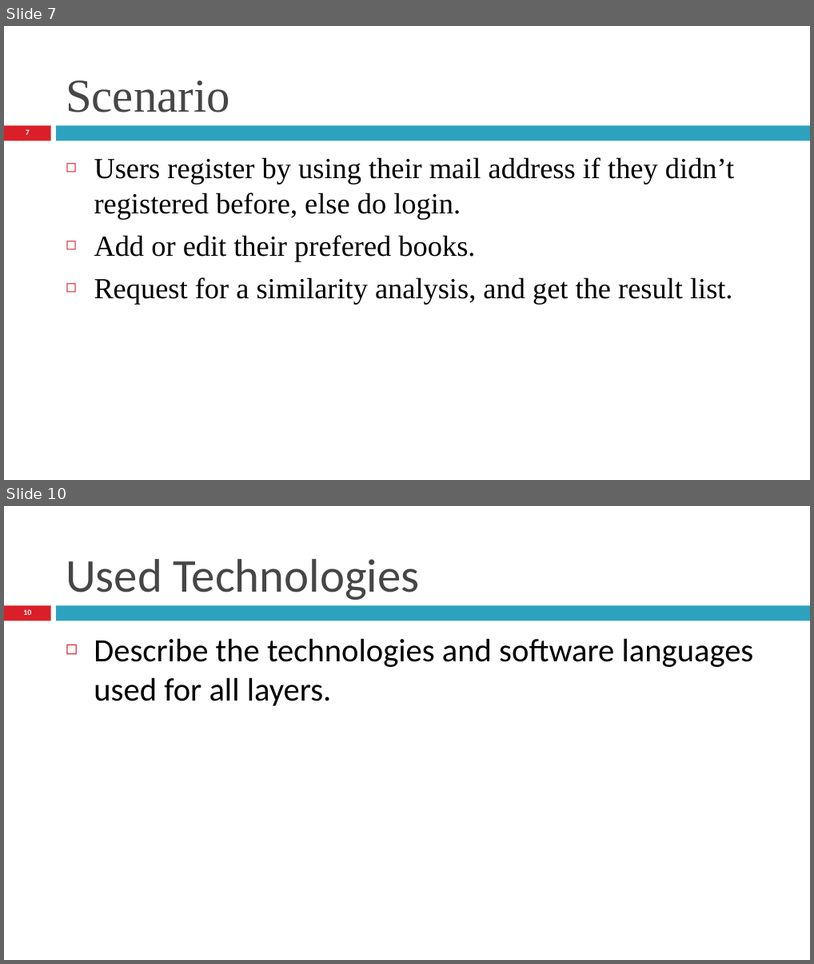
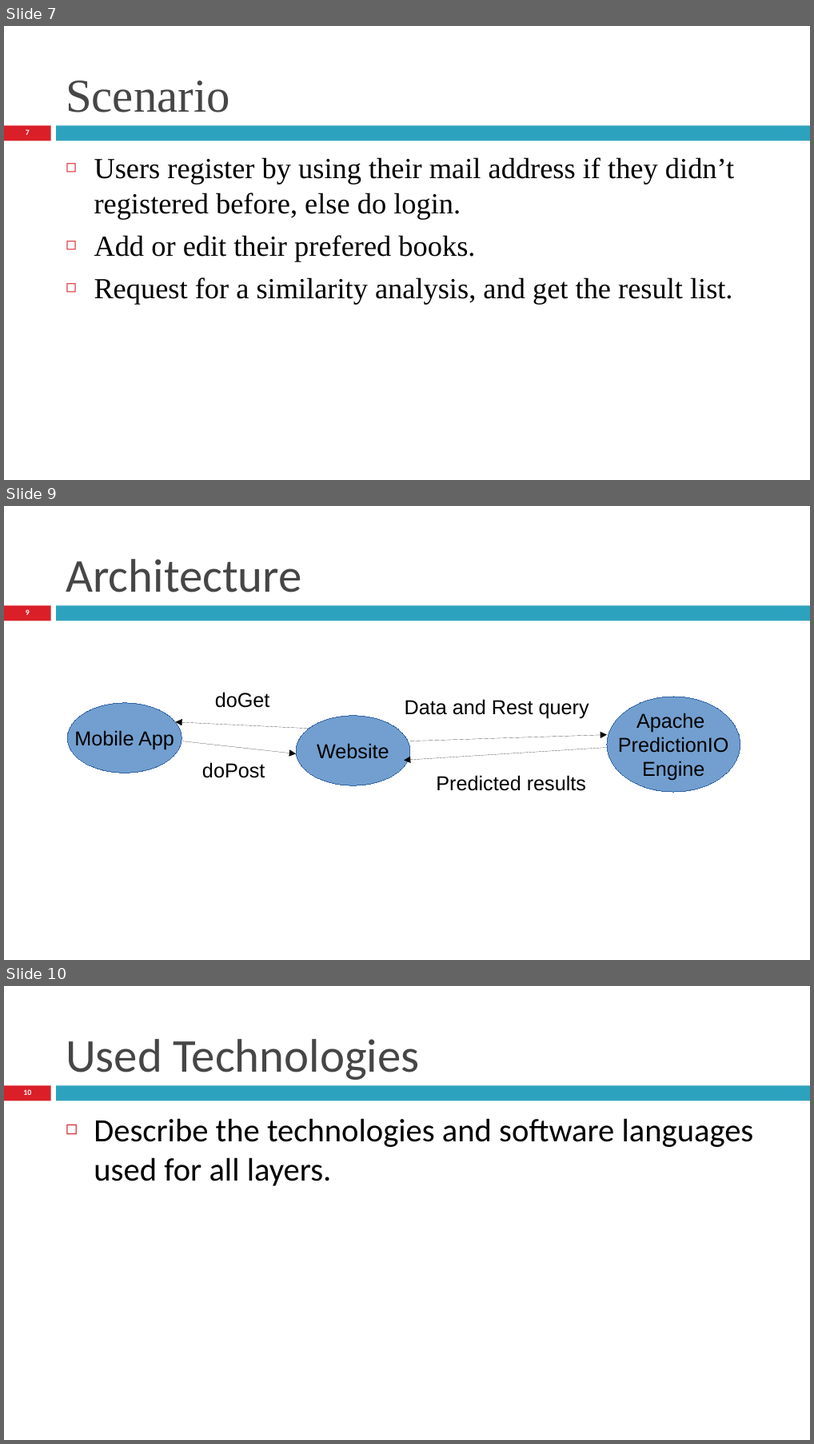
Before and after one commit to NJT145/my_github_repository_Python, a slide deck: website_simAnalyzer/Mobile Programming-Final Presentation.odp. Shown one above the other, each under a label of ours: slides 7 and 10 before the commit, slides 7, 9 and 10 after it; the slides between them are not shown. The pictures are 814x964 and 814x1444 pixels, drawn with LibreOffice and Linux fonts; fonts in the diff are those of the drawing. Boxes give left, top, right and bottom in pixels: in the first picture for what was removed or moved away, otherwise in the second. Text is boxed around its words. In the diff, an @@ line names an element or a change of style, - is before the commit and + after.

```diff
--- a/website_simAnalyzer/Mobile Programming-Final Presentation.odp
+++ b/website_simAnalyzer/Mobile Programming-Final Presentation.odp
@@ slide 9 added at <box>4,506,810,960</box>, background #FFFFFF; not listed: 2 template elements that a slide beside it also shows @@
@@ title added at <box>66,559,302,592</box>, 42 pt, text #464646 @@
+Architecture
@@ page number added at <box>26,609,30,615</box>, 7 pt, text #FFFFFF, bold @@
+9
@@ text added at <box>215,692,270,708</box>, 18 pt, text #000000 @@
+doGet
@@ ellipse added at <box>607,696,740,792</box>, fill #729FCF, outline #3465A4 0 pt, 18 pt, text #000000 @@
+Apache
+PredictionIO
+Engine
@@ ellipse added at <box>68,703,182,773</box>, fill #729FCF, outline #3465A4 0 pt, 18 pt, text #000000 @@
+Mobile App
@@ ellipse added at <box>296,716,410,786</box>, fill #729FCF, outline #3465A4 0 pt, 18 pt, text #000000 @@
+Website
@@ text added at <box>405,699,590,718</box>, 18 pt, text #000000 @@
+Data and Rest query
@@ arrow added from (309, 728) to (176, 722), #000000 0 pt @@
@@ arrow added from (182, 740) to (296, 753), #000000 0 pt @@
@@ arrow added from (410, 740) to (607, 734), #000000 0 pt @@
@@ text added at <box>202,762,265,778</box>, 18 pt, text #000000 @@
+doPost
@@ arrow added from (607, 747) to (404, 760), #000000 0 pt @@
@@ text added at <box>436,775,586,791</box>, 18 pt, text #000000 @@
+Predicted results
```
Also in this commit, not shown: 2 slides changed, 1 slide removed, 2 other files.
